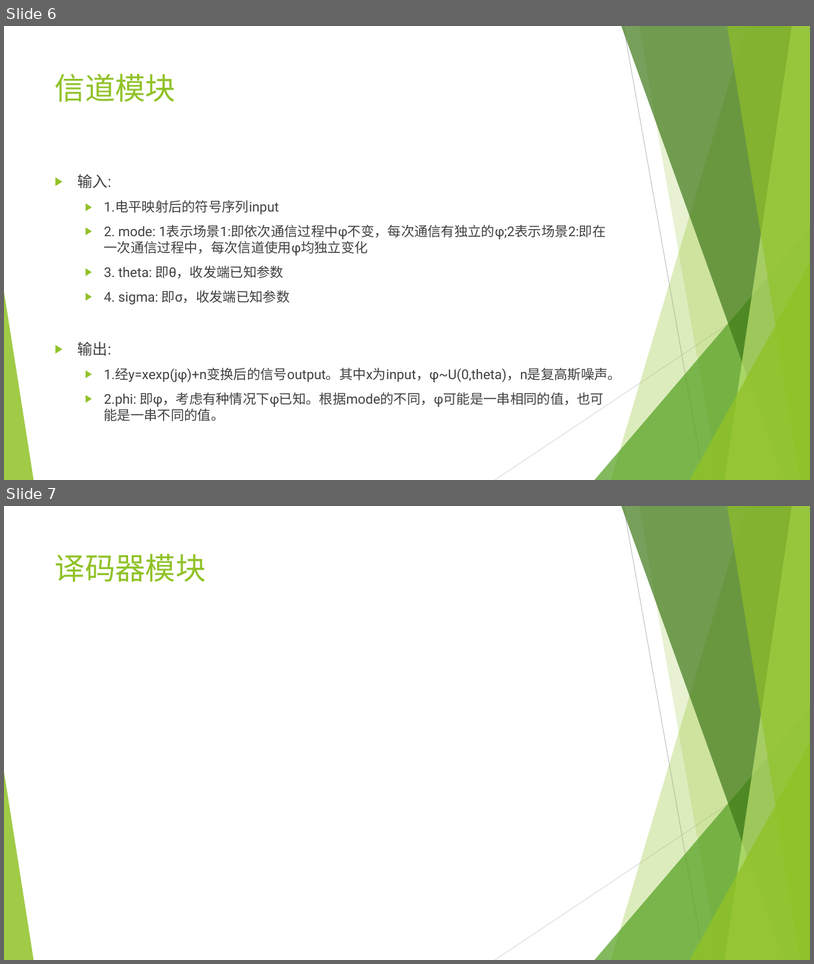
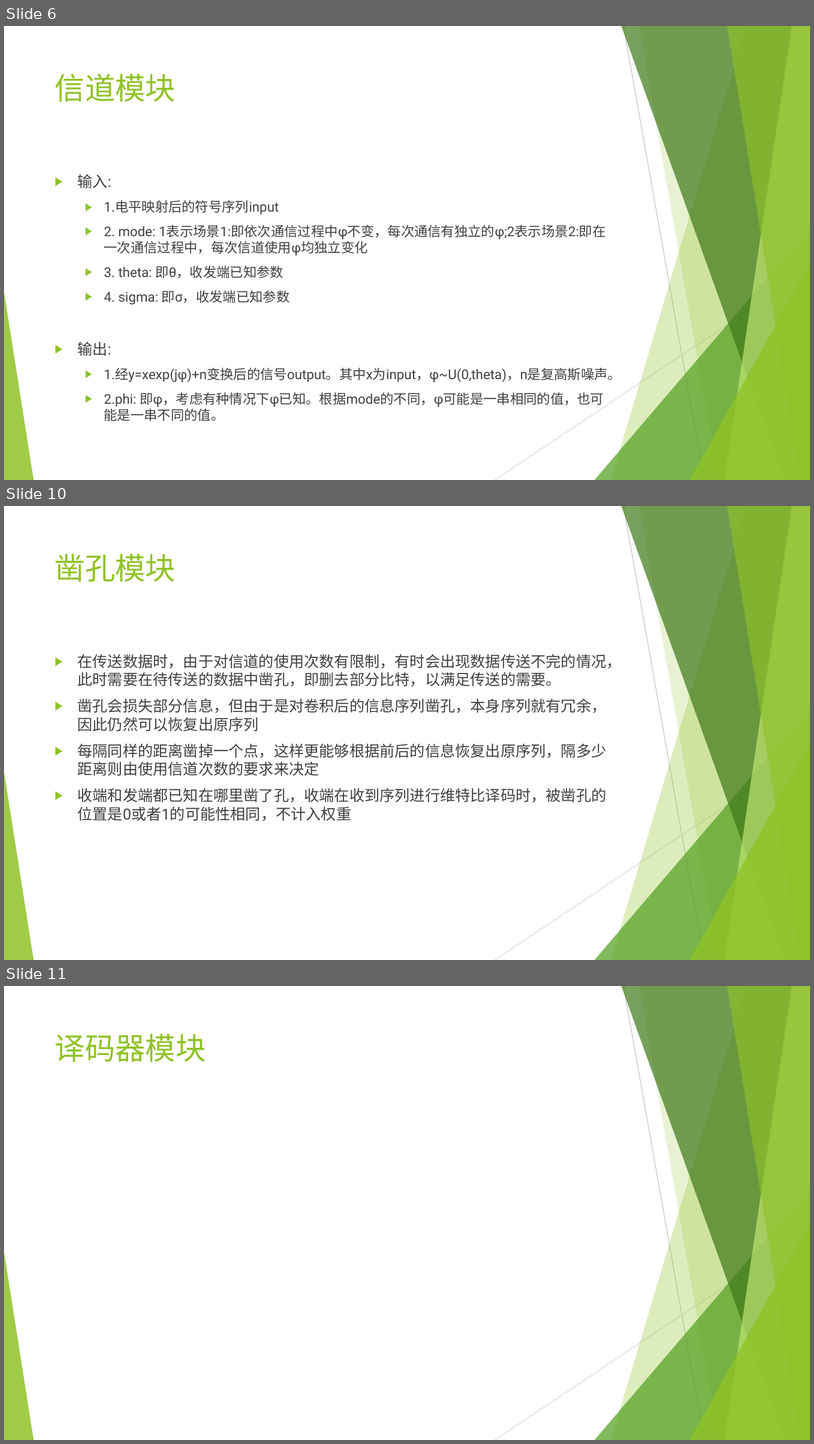
Before and after one commit to EECodingPresentation/project1, a slide deck: v1.pptx. Shown one above the other, each under a label of ours: slides 6 and 7 before the commit, slides 6, 10 and 11 after it; the slides between them are not shown. The pictures are 814x964 and 814x1444 pixels, drawn with LibreOffice and Linux fonts; fonts in the diff are those of the drawing; grey boxes stand for pictures. Boxes give left, top, right and bottom in pixels: in the first picture for what was removed or moved away, otherwise in the second. Text is boxed around its words. In the diff, an @@ line names an element or a change of style, - is before the commit and + after.

```diff
--- a/v1.pptx
+++ b/v1.pptx
@@ slide 10 added at <box>4,506,810,960</box>, background #FFFFFF; not listed: 10 template elements that a slide beside it also shows @@
@@ title added at <box>55,553,176,582</box>, 36 pt, text #90C226 @@
+凿孔模块
@@ text added at <box>78,654,622,821</box>, 18 pt, text #404040 @@
+▶ 在传送数据时，由于对信道的使用次数有限制，有时会出现数据传送不完的情况，此时需要在待传送的数据中凿孔，即删去部分比特，以满足传送的需要。
+▶ 凿孔会损失部分信息，但由于是对卷积后的信息序列凿孔，本身序列就有冗余，因此仍然可以恢复出原序列
+▶ 每隔同样的距离凿掉一个点，这样更能够根据前后的信息恢复出原序列，隔多少距离则由使用信道次数的要求来决定
+▶ 收端和发端都已知在哪里凿了孔，收端在收到序列进行维特比译码时，被凿孔的位置是0或者1的可能性相同，不计入权重
@@ what was slide 7 is now slide 11 @@
```
Also in this commit, not shown: 3 other slides added.
